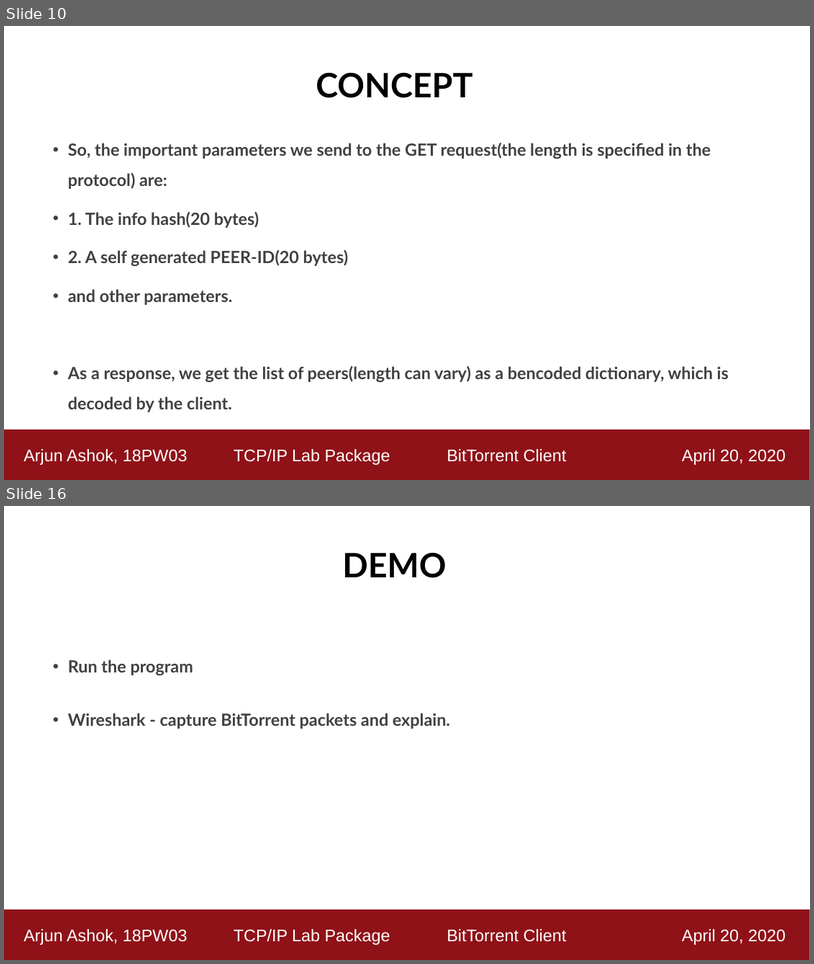
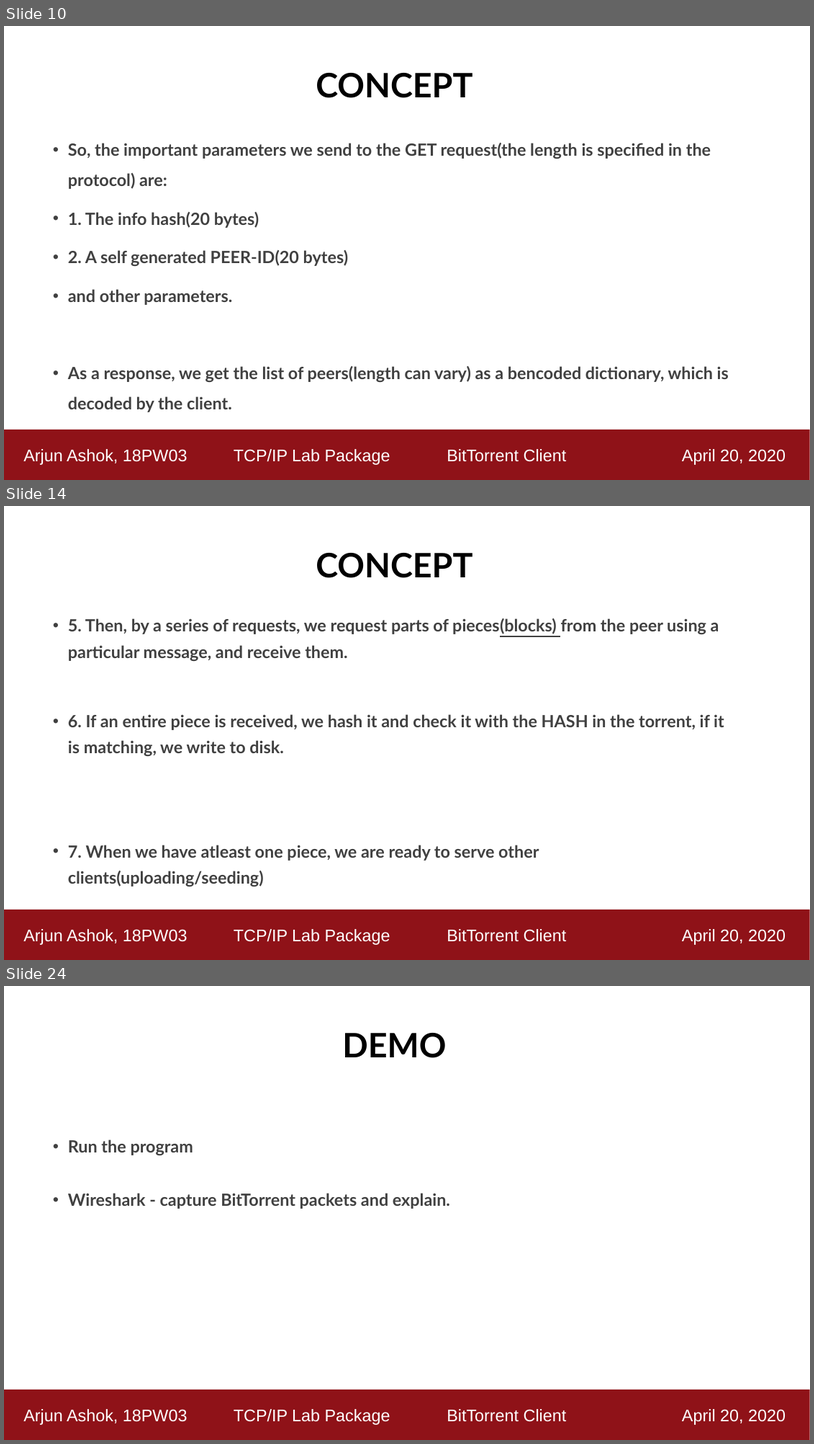
Before and after one commit to ashok-arjun/Torrenter, a slide deck: Demo_Presentation.pptx. Shown one above the other, each under a label of ours: slides 10 and 16 before the commit, slides 10, 14 and 24 after it; the slides between them are not shown. The pictures are 814x964 and 814x1444 pixels, drawn with LibreOffice and Linux fonts; fonts in the diff are those of the drawing. Boxes give left, top, right and bottom in pixels: in the first picture for what was removed or moved away, otherwise in the second. Text is boxed around its words. In the diff, an @@ line names an element or a change of style, - is before the commit and + after.

```diff
--- a/Demo_Presentation.pptx
+++ b/Demo_Presentation.pptx
@@ slide 14 added at <box>4,506,810,960</box>, background #FFFFFF @@
@@ title added at <box>316,553,473,578</box>, 40 pt, text #000000, bold @@
+CONCEPT
@@ text added at <box>68,618,725,886</box>, 20 pt, text #404040, bold @@
+• 5. Then, by a series of requests, we request parts of pieces(blocks) from the peer using a particular message, and receive them.
+• 6. If an entire piece is received, we hash it and check it with the HASH in the torrent, if it is matching, we write to disk.
+• 7. When we have atleast one piece, we are ready to serve other clients(uploading/seeding)
@@ rectangle added at <box>4,909,810,960</box>, fill #8F1218, 20 pt, text #FFFFFF @@
+Arjun Ashok, 18PW03 TCP/IP Lab Package BitTorrent Client April 20, 2020
@@ what was slide 16 is now slide 24 @@
```
Also in this commit, not shown: 10 slides changed, 8 other slides added, 39 other files.
